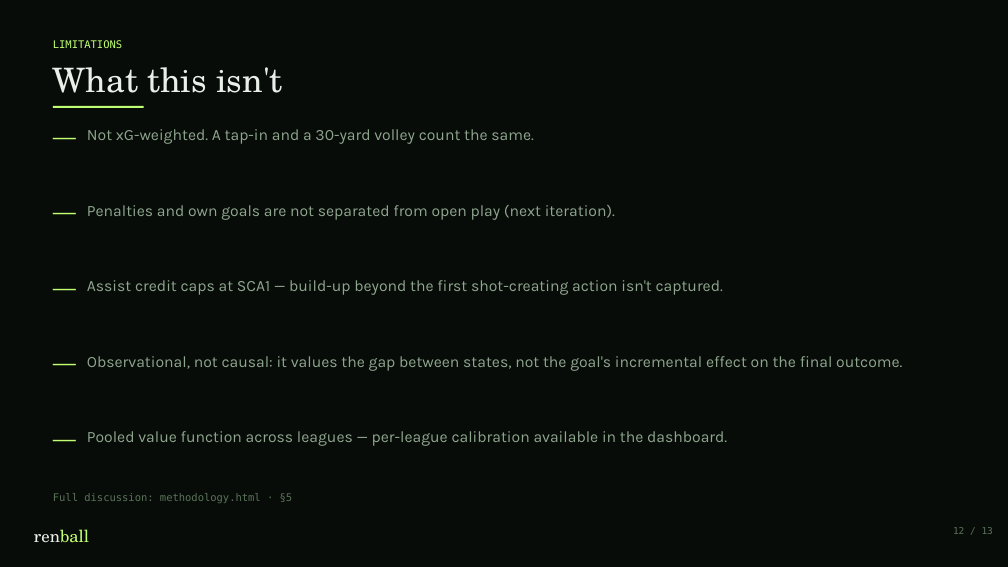
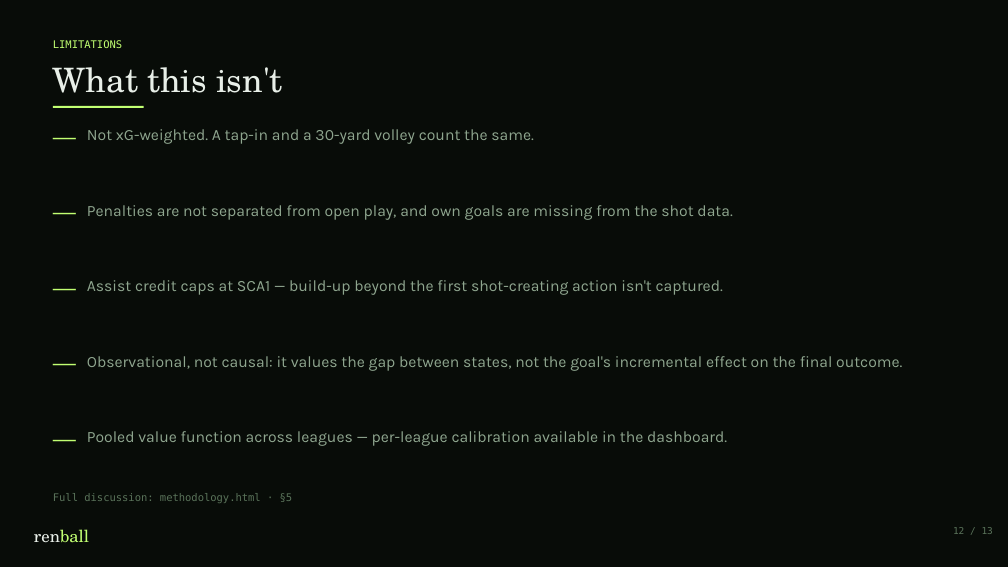
Before and after one commit to koeymenc/renball, a slide deck: slide 12 of projects/02-points-by-gamestate/slides.pptx. Drawn at 1008x567 pixels with LibreOffice and Linux fonts; fonts in the diff are those of the drawing. Boxes give left, top, right and bottom in pixels: in the first picture for what was removed or moved away, otherwise in the second. Text is boxed around its words. In the diff, an @@ line names an element or a change of style, - is before the commit and + after.

```diff
--- a/projects/02-points-by-gamestate/slides.pptx
+++ b/projects/02-points-by-gamestate/slides.pptx
@@ text at (x1=87, y1=205, x2=732, y2=220): text changed @@
-Penalties and own goals are not separated from open play (next iteration).
+Penalties are not separated from open play, and own goals are missing from the shot data.
```
Also in this commit, not shown: 4 other slides changed, 31 other files.
